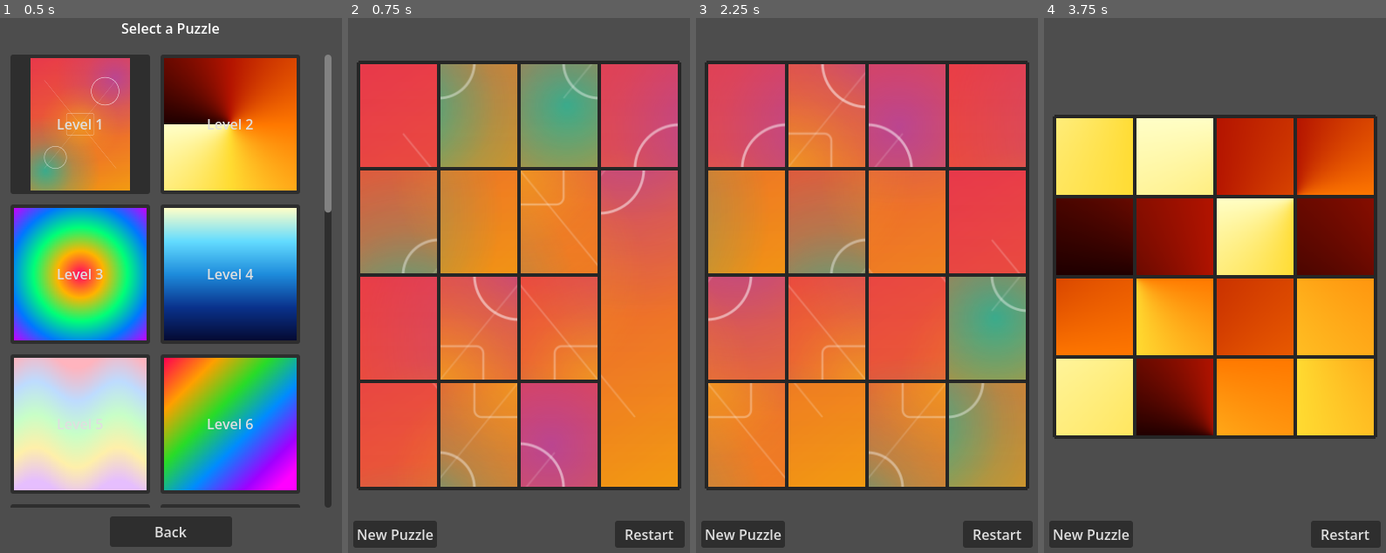
Above: before the commit, frames 1-4 (left to right).
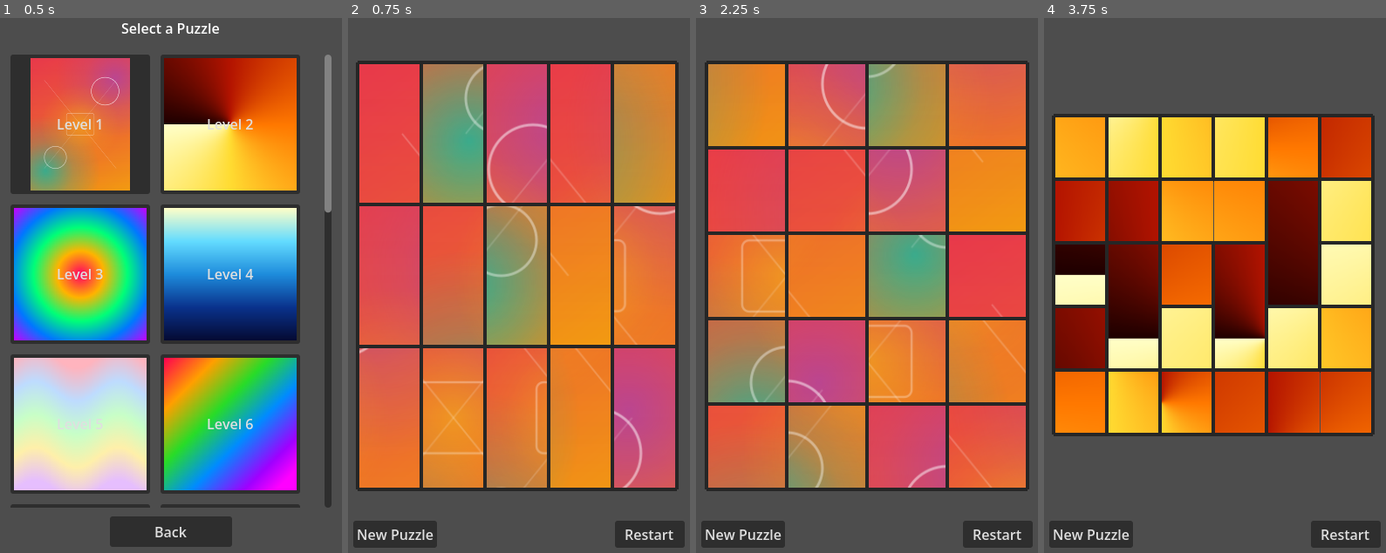
Above: after the commit, the same moments.

Repository: Gare22/Picture-Stitch-Puzzle
Game: Godot game, scene res://level_select.tscn
Two runs of this game, one before a commit and one after it. Both use one fixed random seed, a clock stepped at 60 frames per second and the inputs below.
Inputs:
- Up to frame 1 (0.5 s): no input
- Up to frame 2 (0.75 s): click "Level 1" at 0.5 s
- Up to frame 3 (2.25 s): click "New Puzzle" at 1.25 s; click "Level 1" at 2 s
- Up to frame 4 (3.75 s): click "New Puzzle" at 2.75 s; click "Level 2" at 3.5 s

Frame 1 is identical in both runs. In frame 2, 55% of the frame differs, in the area x 2-98%, y 7-89%; in frame 3, 62%, in the area x 2-98%, y 8-89%; in frame 4, 51%.

Commit message:
Randomize puzzle grid size between 3x3 and 6x6

Diff:
--- a/puzzle_game.gd
+++ b/puzzle_game.gd
@@ -12,9 +12,9 @@
 var elapsed_time: float = 0.0
 var is_complete: bool = false
 
-## Default puzzle dimensions.
-const DEFAULT_COLUMNS: int = 4
-const DEFAULT_ROWS: int = 4
+## Random puzzle dimensions (3 to 6).
+var puzzle_columns: int = randi_range(3, 6)
+var puzzle_rows: int = randi_range(3, 6)
 
 ## The "New Puzzle" button on the win overlay — reused as "Next Puzzle".
 @onready var next_button: Button = $WinButton
@@ -42,7 +42,7 @@
 
 	# Set to true to show numbered labels on each piece (for debugging)
 	board.test_mode = false
-	board.setup(image, DEFAULT_COLUMNS, DEFAULT_ROWS)
+	board.setup(image, puzzle_columns, puzzle_rows)
 
 	menu_button.pressed.connect(_on_menu_pressed)
 	restart_button.pressed.connect(_on_restart_pressed)
